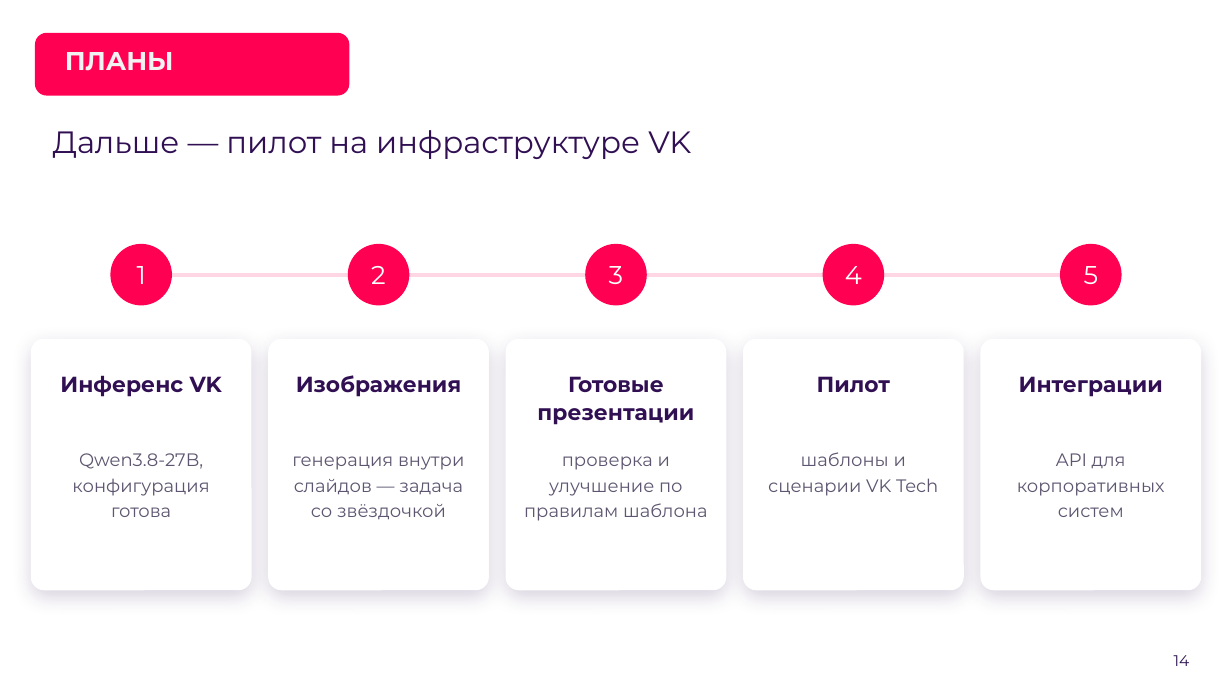
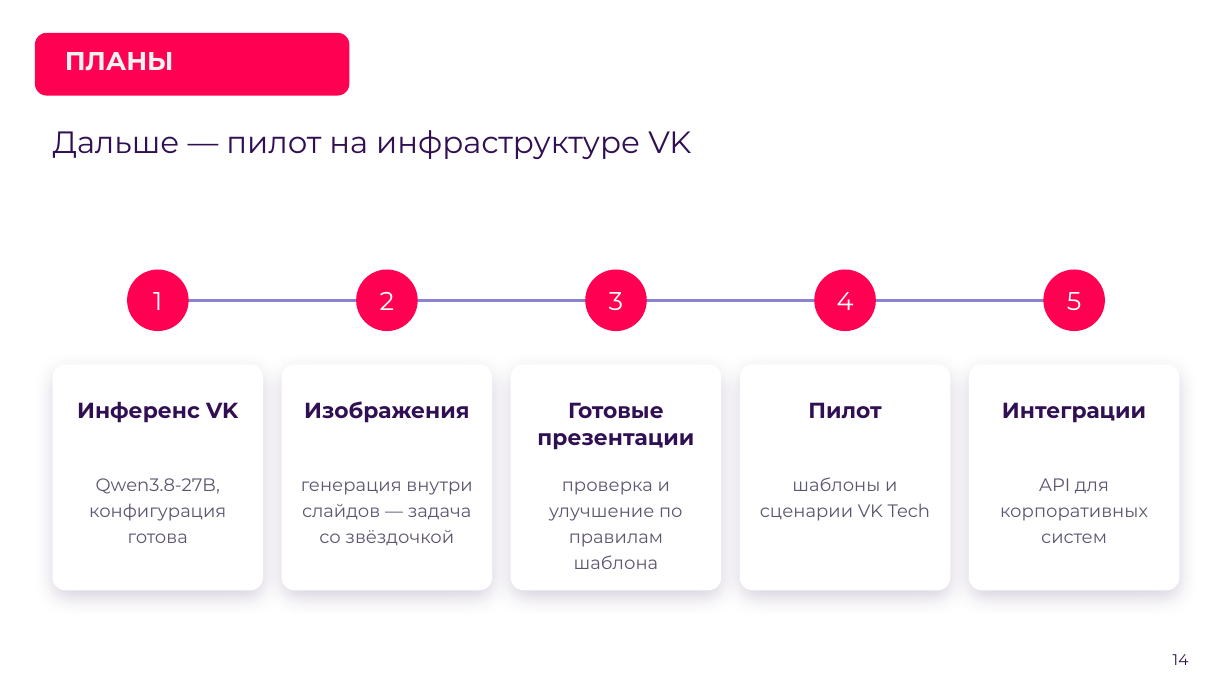
Before and after one commit to hl0pch1k/verstka, a slide deck: slide 14 of docs/presentation/verstka-pitch.pptx. Drawn at 1232x693 pixels with LibreOffice and Linux fonts; fonts in the diff are those of the drawing; background and template pictures are left out. Boxes give left, top, right and bottom in pixels: in the first picture for what was removed or moved away, otherwise in the second. Text is boxed around its words. In the diff, an @@ line names an element or a change of style, - is before the commit and + after.

```diff
--- a/docs/presentation/verstka-pitch.pptx
+++ b/docs/presentation/verstka-pitch.pptx
@@ ellipse "1": place and size @@
-ellipse "1" at box(110, 244, 172, 306)
+ellipse "1" at box(128, 270, 189, 332)
@@ ellipse "2": place and size @@
-ellipse "2" at box(348, 244, 409, 306)
+ellipse "2" at box(356, 270, 418, 332)
@@ ellipse "3": place and size @@
-ellipse "3" at box(585, 244, 647, 306)
+ellipse "3" at box(585, 270, 647, 332)
@@ ellipse "4": place and size @@
-ellipse "4" at box(823, 244, 884, 306)
+ellipse "4" at box(814, 270, 876, 332)
@@ ellipse "5": place and size @@
-ellipse "5" at box(1060, 244, 1122, 306)
+ellipse "5" at box(1043, 270, 1105, 332)
@@ line moved from (141, 274) - (1092, 274) to (158, 300) - (1074, 300) @@
@@ line (158, 300) - (1074, 300): stroke #FFD6E4 3 pt to #8A83D1 2.5 pt @@
@@ rounded rectangle: place and size @@
-rounded rectangle at box(30, 339, 251, 591)
+rounded rectangle at box(53, 364, 263, 590)
@@ rounded rectangle: place and size @@
-rounded rectangle at box(268, 339, 489, 591)
+rounded rectangle at box(282, 364, 493, 590)
@@ rounded rectangle: place and size @@
-rounded rectangle at box(506, 339, 726, 591)
+rounded rectangle at box(511, 364, 722, 590)
@@ rounded rectangle: place and size @@
-rounded rectangle at box(743, 339, 964, 591)
+rounded rectangle at box(740, 364, 951, 590)
@@ rounded rectangle: place and size @@
-rounded rectangle at box(981, 339, 1202, 591)
+rounded rectangle at box(970, 364, 1180, 590)
@@ text "Инференс VK": place and size @@
-text "Инференс VK" at box(60, 375, 222, 397)
+text "Инференс VK" at box(77, 401, 238, 423)
@@ text "Изображения": place and size @@
-text "Изображения" at box(296, 375, 461, 397)
+text "Изображения" at box(304, 401, 469, 423)
@@ text "Готовые презентации": place and size @@
-text "Готовые презентации" at box(537, 376, 694, 425)
+text "Готовые презентации" at box(537, 402, 694, 450)
@@ text "Пилот": place and size @@
-text "Пилот" at box(817, 376, 890, 393)
+text "Пилот" at box(808, 402, 881, 419)
@@ text "Интеграции": place and size @@
-text "Интеграции" at box(1019, 376, 1163, 397)
+text "Интеграции" at box(1002, 402, 1146, 423)
@@ text "Qwen3.8-27B, конфигурация готова": place and size @@
-text "Qwen3.8-27B, конфигурация готова" at box(72, 453, 209, 517)
+text "Qwen3.8-27B, конфигурация готова" at box(89, 478, 226, 543)
@@ text "генерация внутри слайдов — задача ...": place and size @@
-text "генерация внутри слайдов — задача ..." at box(292, 456, 464, 520)
+text "генерация внутри слайдов — задача ..." at box(301, 481, 472, 546)
@@ text "проверка и улучшение по правилам ..." rewrapped from box(524, 456, 707, 521) to box(549, 481, 683, 569) @@
@@ text "шаблоны и сценарии VK Tech": place and size @@
-text "шаблоны и сценарии VK Tech" at box(768, 452, 938, 496)
+text "шаблоны и сценарии VK Tech" at box(760, 477, 930, 521)
@@ text "API для корпоративных систем": place and size @@
-text "API для корпоративных систем" at box(1017, 453, 1165, 517)
+text "API для корпоративных систем" at box(1000, 478, 1148, 543)
```
Also in this commit, not shown: 10 other slides changed, 1 other file.
